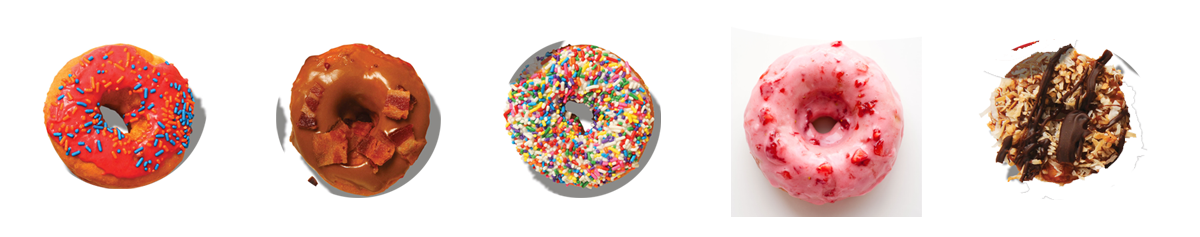
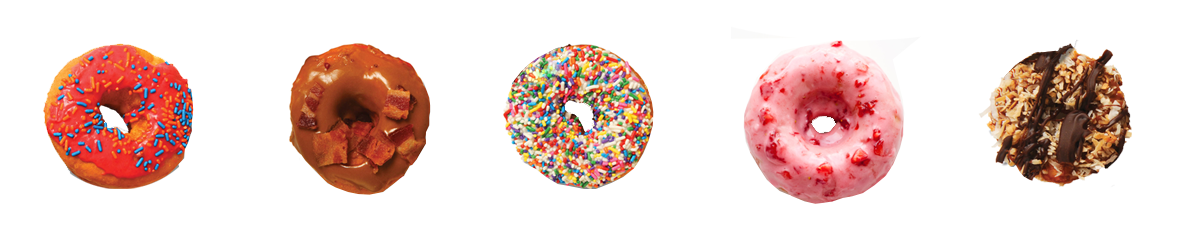
Two versions of the same layered image (1200x237). Layer-by-layer changes:
painted on "Layer 5" over [731,37,922,217]
painted on "Layer 4" over [983,39,1148,200]
painted on "Layer 3" over [276,81,441,198]
painted on "Layer 2" over [505,40,661,198]
painted on "Layer 1" over [42,43,207,174]
